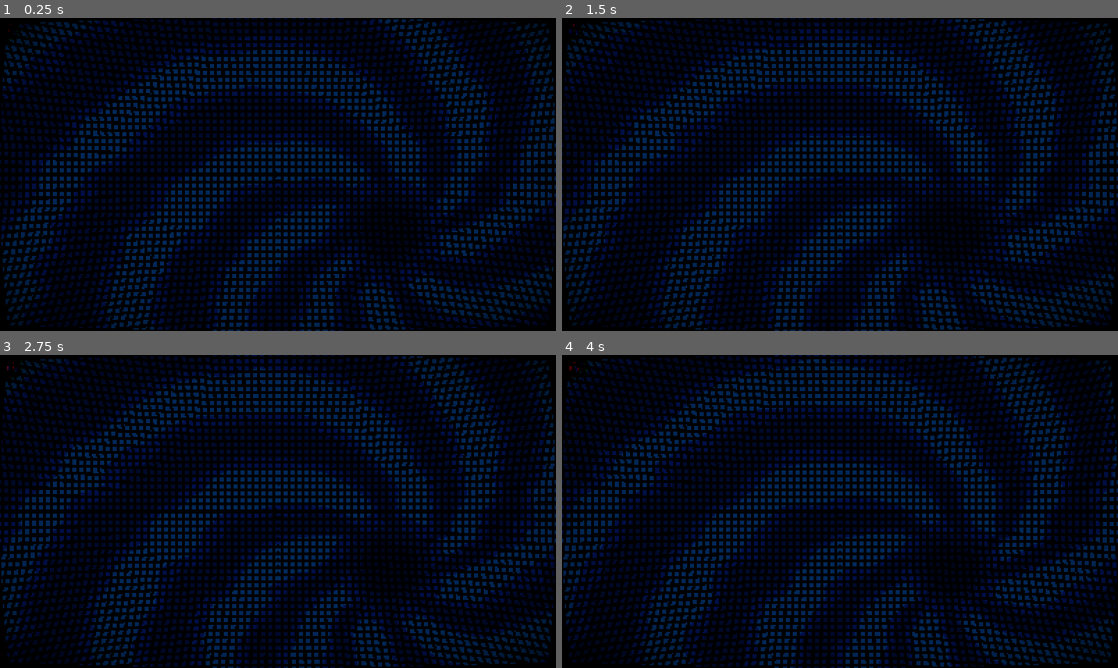
Above: before the commit, frames 1-4 (two rows, left to right).
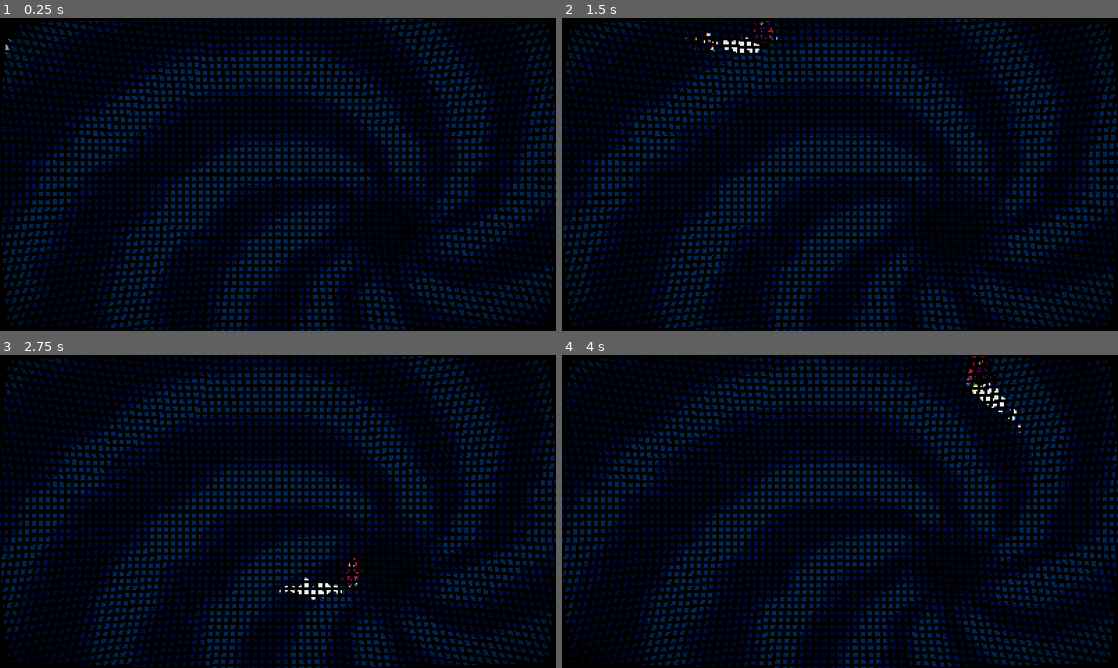
Above: after the commit, the same moments.

Repository: nemene21/gmtk-2023
Game: Godot game, scene res://scenes/main.tscn
Same seed, same stepped clock (60 frames per second), same inputs: the game is played once before the commit and once after it.
Inputs (mouse positions are in pixels of both pictures, inside the frame that each line leads up to):
- Up to frame 1 (0.25 s): no input
- Up to frame 2 (1.5 s): move the mouse to (962, 158) at 0.52 s; hold D (right) 0.53-1.28 s; move the mouse to (728, 190) at 1.27 s; hold S (down) from 1.28 s (still down)
- Up to frame 3 (2.75 s): move the mouse to (333, 442) at 2.02 s; release S (down) at 2.03 s; hold D (right) from 2.03 s (still down)
- Up to frame 4 (4 s): move the mouse to (812, 574) at 2.77 s; release D (right) at 2.78 s; hold W (up) 2.78-3.53 s; move the mouse to (1006, 558) at 3.52 s; hold A (left) from 3.53 s (still down)

The runs differ from the first frame. In frame 1, less than 0.1% of the frame differs, in the area x 0-3%, y 6-12%; in frame 2, 0.3%; in frame 3, 0.3%; in frame 4, 0.3%, in the area x 1-83%, y 0-25%.

Commit message:
player animation and background noise

Diff:
--- a/scenes/items/items.gd
+++ b/scenes/items/items.gd
@@ -1,7 +1,7 @@
 extends Node
 class_name Items
 
-const items = {
+const items : Dictionary = {
 	"Allmighty Orb" : {
 		"stats" : {
 			"damage_per_bullet" : 0.1
--- a/scenes/main.tscn
+++ b/scenes/main.tscn
@@ -22,9 +22,6 @@
 [node name="Main" type="Node2D"]
 
 [node name="Player" parent="." instance=ExtResource("1_3v7hw")]
-speed = 170.0
-accel = 3.0
-frict = 5.0
 
 [node name="bg_layer" type="CanvasLayer" parent="."]
 layer = -1
--- a/scenes/player/player.gd
+++ b/scenes/player/player.gd
@@ -1,10 +1,11 @@
 extends CharacterBody2D
 
-@export var speed : float = 170
-@export var accel : float = 3
-@export var frict : float = 5
+@export var speed : float = 500
+@export var accel : float = 1000
+@export var frict : float = 1000
 
 @onready var body_sprite := $body
+@onready var flasher := $body/flasher
 
 const player_data : PlayerData = preload("res://scenes/player/data.tres")
 
@@ -20,8 +21,13 @@
 
 	move_and_slide()
 
-	$AnimationPlayer.play(["idle", "move"][int(velocity.length() > 10.0)])
+	$AnimationPlayer.speed_scale = 1 + abs(velocity.x) / speed * 2
 
 	# Turning player
 	var mouse_right = get_global_mouse_position().x > global_position.x
 	body_sprite.scale.x = lerp(body_sprite.scale.x, (float(mouse_right) * 2 - 1) * 3, delta * 20)
+
+	body_sprite.rotation_degrees = velocity.x / speed * 33
+
+func hit(attack : Attack):
+	flasher.flash()
--- a/scenes/player/player.tscn
+++ b/scenes/player/player.tscn
@@ -1,10 +1,11 @@
-[gd_scene load_steps=15 format=3 uid="uid://bf8e26542y7vu"]
+[gd_scene load_steps=16 format=3 uid="uid://bf8e26542y7vu"]
 
 [ext_resource type="Script" path="res://scenes/player/player.gd" id="1_8vl52"]
 [ext_resource type="Texture2D" uid="uid://dxogjseo5k033" path="res://scenes/player/coolwizardguy.png" id="2_a1kyt"]
 [ext_resource type="PackedScene" uid="uid://dy2h01o2ksyes" path="res://addons/framework/op_nodes/components/hurtbox.tscn" id="3_y2tm1"]
 [ext_resource type="Texture2D" uid="uid://cyyl7hgw8sdu2" path="res://scenes/vfx/partcl.png" id="4_ak2l2"]
 [ext_resource type="Texture2D" uid="uid://bghhwl0nf8gcq" path="res://scenes/player/jetpack.png" id="4_icbv5"]
+[ext_resource type="PackedScene" uid="uid://dq16obamf21gv" path="res://addons/framework/op_nodes/components/flasher.tscn" id="5_68740"]
 
 [sub_resource type="Curve" id="Curve_c1qfl"]
 _data = [Vector2(0, 0), 0.0, 0.0, 0, 0, Vector2(0.13253, 1), 0.0, 0.0, 0, 0, Vector2(1, 0), 0.0, 0.0, 0, 0]
@@ -34,6 +35,33 @@
 [sub_resource type="CircleShape2D" id="CircleShape2D_yr463"]
 radius = 19.0263
 
+[sub_resource type="Animation" id="Animation_o0g8d"]
+length = 0.001
+tracks/0/type = "value"
+tracks/0/imported = false
+tracks/0/enabled = true
+tracks/0/path = NodePath("body/jetpack:position")
+tracks/0/interp = 1
+tracks/0/loop_wrap = true
+tracks/0/keys = {
+"times": PackedFloat32Array(0),
+"transitions": PackedFloat32Array(1),
+"update": 0,
+"values": [Vector2(-4, 0)]
+}
+tracks/1/type = "value"
+tracks/1/imported = false
+tracks/1/enabled = true
+tracks/1/path = NodePath("body:position")
+tracks/1/interp = 1
+tracks/1/loop_wrap = true
+tracks/1/keys = {
+"times": PackedFloat32Array(0),
+"transitions": PackedFloat32Array(1),
+"update": 0,
+"values": [Vector2(0, -4)]
+}
+
 [sub_resource type="Animation" id="Animation_wxi6o"]
 resource_name = "idle"
 length = 0.6
@@ -41,77 +69,26 @@
 tracks/0/type = "value"
 tracks/0/imported = false
 tracks/0/enabled = true
-tracks/0/path = NodePath("body:rotation")
+tracks/0/path = NodePath("body/jetpack:position")
 tracks/0/interp = 1
 tracks/0/loop_wrap = true
 tracks/0/keys = {
-"times": PackedFloat32Array(0),
-"transitions": PackedFloat32Array(1),
+"times": PackedFloat32Array(0, 0.3, 0.6),
+"transitions": PackedFloat32Array(-2, -2, -2),
 "update": 0,
-"values": [0.0]
+"values": [Vector2(-4, -1), Vector2(-4, 2), Vector2(-4, -1)]
 }
 tracks/1/type = "value"
 tracks/1/imported = false
 tracks/1/enabled = true
-tracks/1/path = NodePath("body/jetpack:position")
+tracks/1/path = NodePath("body:position")
 tracks/1/interp = 1
 tracks/1/loop_wrap = true
 tracks/1/keys = {
 "times": PackedFloat32Array(0, 0.3, 0.6),
 "transitions": PackedFloat32Array(-2, -2, -2),
 "update": 0,
-"values": [Vector2(-4, -1), Vector2(-4, 2), Vector2(-4, -1)]
-}
-tracks/2/type = "value"
-tracks/2/imported = false
-tracks/2/enabled = true
-tracks/2/path = NodePath("body:position")
-tracks/2/interp = 1
-tracks/2/loop_wrap = true
-tracks/2/keys = {
-"times": PackedFloat32Array(0, 0.3, 0.6),
-"transitions": PackedFloat32Array(-2, -2, -2),
-"update": 0,
 "values": [Vector2(0, 2), Vector2(0, -4), Vector2(0, 2)]
-}
-
-[sub_resource type="Animation" id="Animation_o0g8d"]
-length = 0.001
-tracks/0/type = "value"
-tracks/0/imported = false
-tracks/0/enabled = true
-tracks/0/path = NodePath("body:rotation")
-tracks/0/interp = 1
-tracks/0/loop_wrap = true
-tracks/0/keys = {
-"times": PackedFloat32Array(0),
-"transitions": PackedFloat32Array(1),
-"update": 0,
-"values": [0.0]
-}
-tracks/1/type = "value"
-tracks/1/imported = false
-tracks/1/enabled = true
-tracks/1/path = NodePath("body/jetpack:position")
-tracks/1/interp = 1
-tracks/1/loop_wrap = true
-tracks/1/keys = {
-"times": PackedFloat32Array(0),
-"transitions": PackedFloat32Array(1),
-"update": 0,
-"values": [Vector2(-4, 0)]
-}
-tracks/2/type = "value"
-tracks/2/imported = false
-tracks/2/enabled = true
-tracks/2/path = NodePath("body:position")
-tracks/2/interp = 1
-tracks/2/loop_wrap = true
-tracks/2/keys = {
-"times": PackedFloat32Array(0),
-"transitions": PackedFloat32Array(1),
-"update": 0,
-"values": [Vector2(0, -4)]
 }
 
 [sub_resource type="Animation" id="Animation_fyehp"]
@@ -121,34 +98,22 @@
 tracks/0/type = "value"
 tracks/0/imported = false
 tracks/0/enabled = true
-tracks/0/path = NodePath("body:rotation")
+tracks/0/path = NodePath("body/jetpack:position")
 tracks/0/interp = 1
 tracks/0/loop_wrap = true
 tracks/0/keys = {
-"times": PackedFloat32Array(0),
-"transitions": PackedFloat32Array(1),
-"update": 0,
-"values": [0.20944]
-}
-tracks/1/type = "value"
-tracks/1/imported = false
-tracks/1/enabled = true
-tracks/1/path = NodePath("body/jetpack:position")
-tracks/1/interp = 1
-tracks/1/loop_wrap = true
-tracks/1/keys = {
 "times": PackedFloat32Array(0, 0.3, 0.6),
 "transitions": PackedFloat32Array(-2, -2, -2),
 "update": 0,
 "values": [Vector2(-4, -1), Vector2(-4, 2), Vector2(-4, -1)]
 }
-tracks/2/type = "value"
-tracks/2/imported = false
-tracks/2/enabled = true
-tracks/2/path = NodePath("body:position")
-tracks/2/interp = 1
-tracks/2/loop_wrap = true
-tracks/2/keys = {
+tracks/1/type = "value"
+tracks/1/imported = false
+tracks/1/enabled = true
+tracks/1/path = NodePath("body:position")
+tracks/1/interp = 1
+tracks/1/loop_wrap = true
+tracks/1/keys = {
 "times": PackedFloat32Array(0, 0.3, 0.6),
 "transitions": PackedFloat32Array(-2, -2, -2),
 "update": 0,
@@ -165,9 +130,6 @@
 [node name="Player" type="CharacterBody2D"]
 collision_layer = 0
 script = ExtResource("1_8vl52")
-speed = 500.0
-accel = 1000.0
-frict = 1000.0
 
 [node name="body" type="Sprite2D" parent="."]
 position = Vector2(0, -4)
@@ -179,13 +141,25 @@
 position = Vector2(-4, 0)
 texture = ExtResource("4_icbv5")
 
-[node name="GPUParticles2D" type="GPUParticles2D" parent="body/jetpack"]
+[node name="particles" type="GPUParticles2D" parent="body/jetpack"]
 position = Vector2(-3.33333, 8.33333)
-amount = 16
+amount = 12
 process_material = SubResource("ParticleProcessMaterial_po0jp")
 texture = ExtResource("4_ak2l2")
-lifetime = 0.6
+lifetime = 0.5
 speed_scale = 2.0
+randomness = 1.0
+
+[node name="particles2" type="GPUParticles2D" parent="body/jetpack"]
+position = Vector2(3, 8.33333)
+amount = 12
+process_material = SubResource("ParticleProcessMaterial_po0jp")
+texture = ExtResource("4_ak2l2")
+lifetime = 0.5
+speed_scale = 2.0
+randomness = 1.0
+
+[node name="flasher" parent="body" instance=ExtResource("5_68740")]
 
 [node name="CollisionShape2D" type="CollisionShape2D" parent="."]
 visible = false
